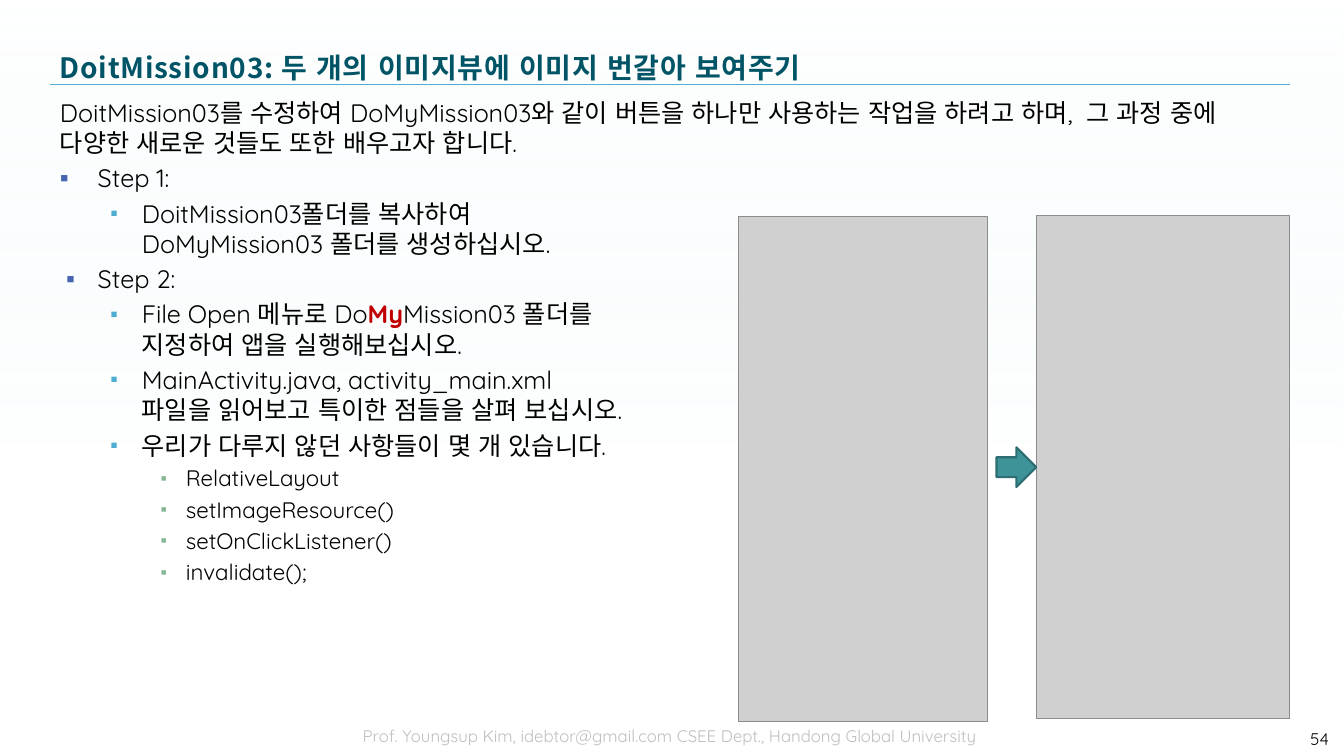
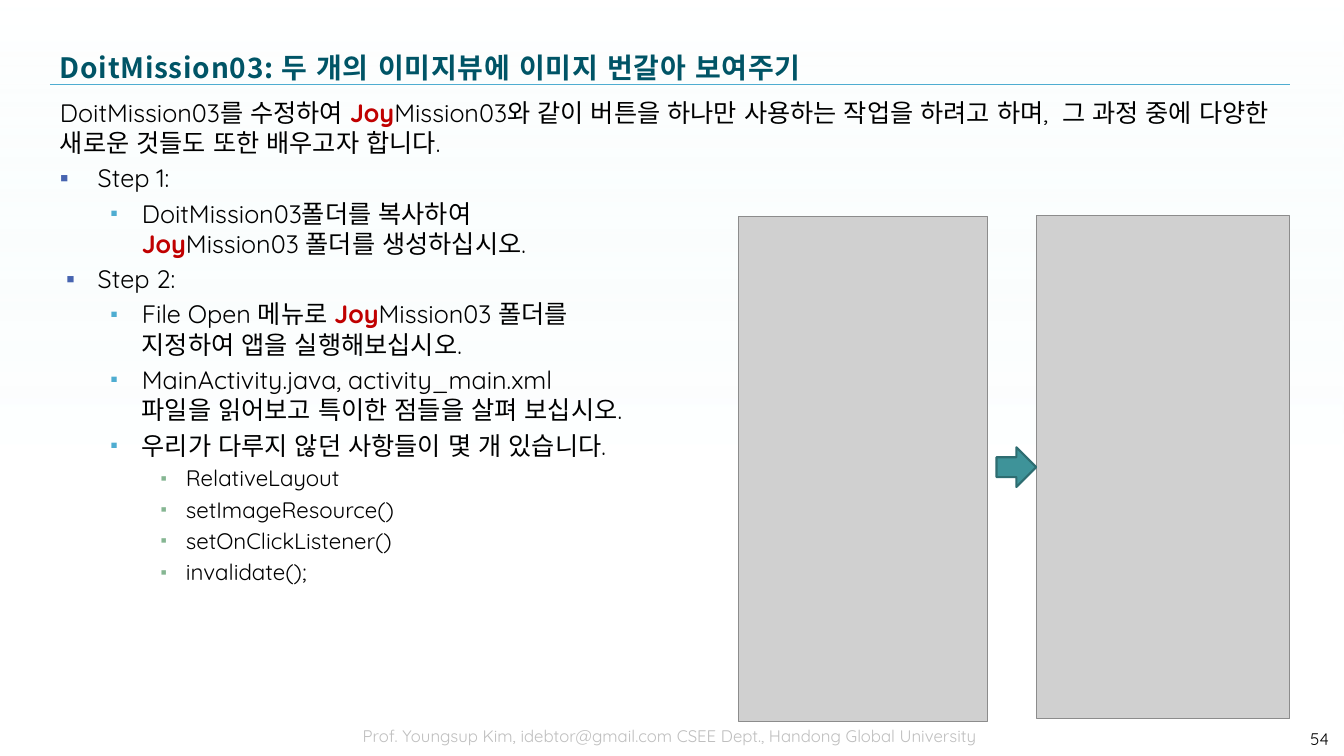
Before and after one commit to tae7841/HuStarAS, a slide deck: slide 54 of ppts/02Layout.pptx. Drawn at 1344x756 pixels with LibreOffice and Linux fonts; fonts in the diff are those of the drawing; grey boxes stand for pictures; background and template pictures are left out. Boxes give left, top, right and bottom in pixels: in the first picture for what was removed or moved away, otherwise in the second. Text is boxed around its words. In the diff, an @@ line names an element or a change of style, - is before the commit and + after.

```diff
--- a/ppts/02Layout.pptx
+++ b/ppts/02Layout.pptx
@@ text at [60,101,1269,154]: text changed @@
-DoitMission03를 수정하여 DoMyMission03와 같이 버튼을 하나만 사용하는 작업을 하려고 하며, 그 과정 중에 다양한 새로운 것들도 또한 배우고자 합니다.
+DoitMission03를 수정하여 JoyMission03와 같이 버튼을 하나만 사용하는 작업을 하려고 하며, 그 과정 중에 다양한 새로운 것들도 또한 배우고자 합니다.
@@ text at [142,202,526,258]: text changed @@
-  ▪ DoitMission03폴더를 복사하여
-    DoMyMission03 폴더를 생성하십시오.
+  ▪ DoitMission03폴더를 복사하여
+    JoyMission03 폴더를 생성하십시오.
@@ text at [142,302,568,356]: text changed @@
-  ▪ File Open 메뉴로 DoMyMission03 폴더를
-    지정하여 앱을 실행해보십시오.
+  ▪ File Open 메뉴로 JoyMission03 폴더를
+    지정하여 앱을 실행해보십시오.
```
Also in this commit, not shown: 6 other slides changed, 3 other files.
